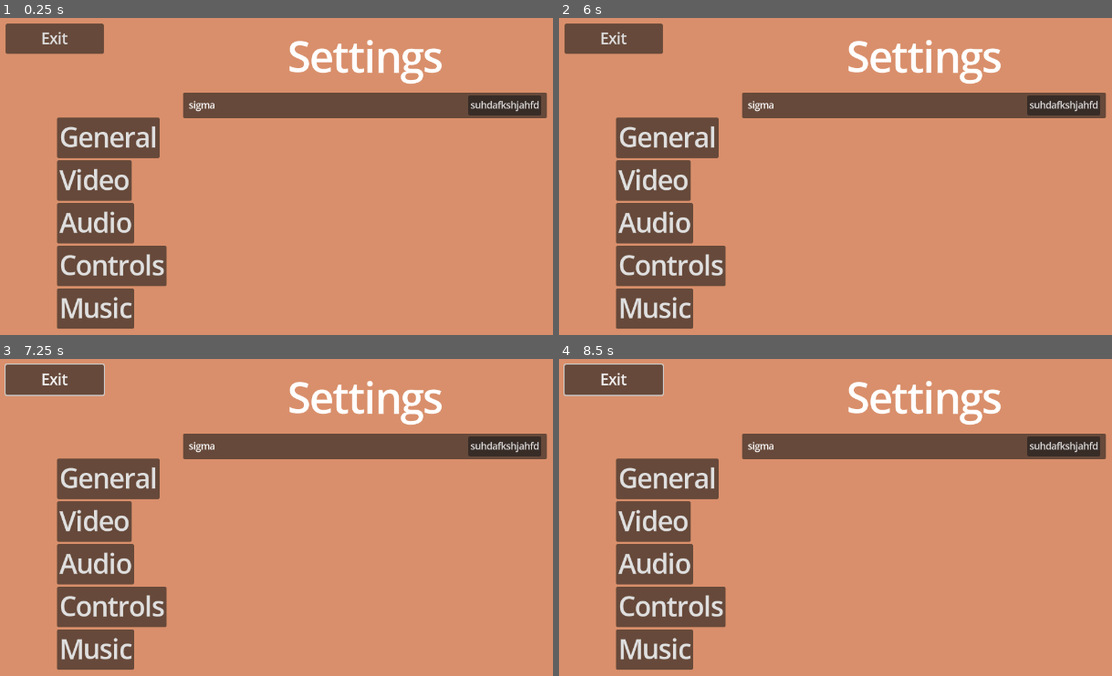
Above: before the commit, frames 1-4 (two rows, left to right).
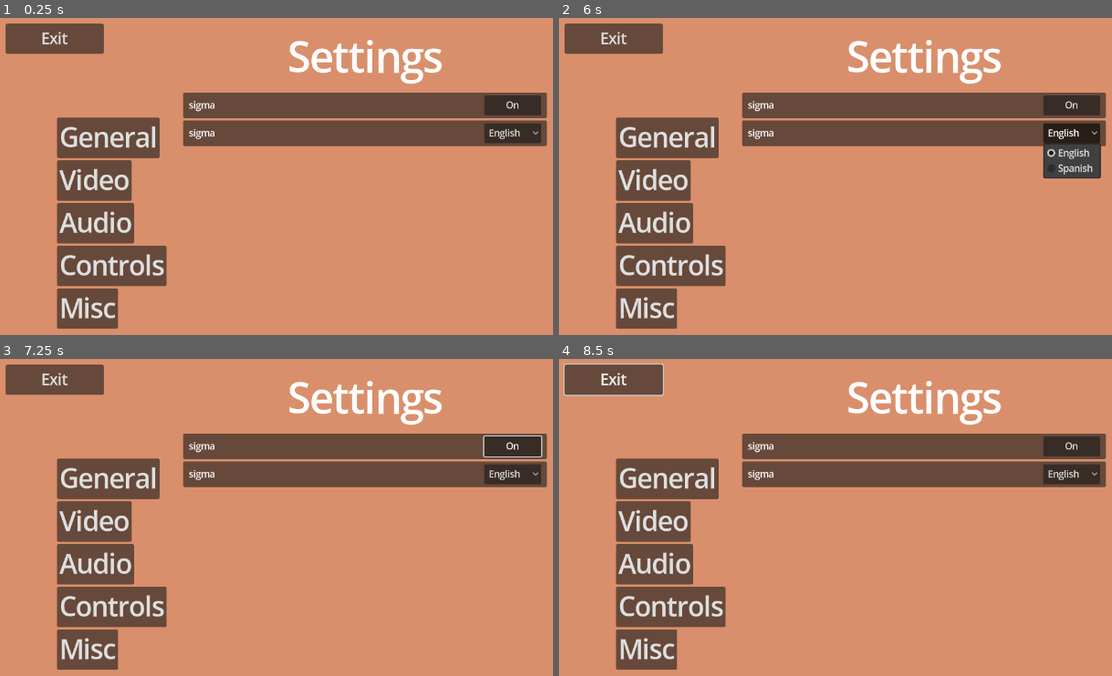
Above: after the commit, the same moments.

Repository: Rivmo/Super-Smash-Guys
Game: Godot game, scene res://scenes/settings_menu_screen.tscn
The game is run twice, just before and just after one commit, with the same random seed, the same clock (stepped at 60 frames per second) and the same inputs. This scene is started directly instead of the project's main scene.
Inputs (mouse positions are in pixels of both pictures, inside the frame that each line leads up to):
- Up to frame 1 (0.25 s): no input
- Up to frame 2 (6 s): click "General" at 0.5 s; click "Video" at 1.25 s; click "Audio" at 2 s; click "Controls" at 2.75 s; click "Music" (after the commit: "Misc") at 3.5 s; click "suhdafkshjahfd" (after the commit: "On") at 4.25 s; click "suhdafkshjahfd" (after the commit: "Off") at 5 s; click (1073, 132) at 5.75 s, where only the run after the commit has a clickable "English"
- Up to frame 3 (7.25 s): tap Enter at 6.5 s; move the mouse to (525, 542) at 6.52 s; hold Right (Right) from 6.53 s (still down); tap O (Attack) at 6.6 s; click (525, 542) at 6.67 s; tap Up (Jump) at 6.77 s
- Up to frame 4 (8.5 s): move the mouse to (780, 584) at 7.27 s; tap Alt at 7.35 s; tap Up (Jump) at 7.52 s; move the mouse to (995, 473) at 8.02 s; release Right (Right) at 8.03 s; hold Left (Left) from 8.03 s (still down); tap Shift at 8.1 s

The runs differ from the first frame. In frame 1, 6.4% of the frame differs, in the area x 15-100%, y 24-98%; in frame 2, 7.5%; in frame 3, 6.7%; in frame 4, 6.4%.

Commit message:
Added language support + settings work
So far only english support, but any can be added

Diff:
--- /dev/null
+++ b/ClientOptions/SSG_translations.csv
@@ -0,0 +1,17 @@
+Key,en_us,es
+main_menu_screen.label.game_name,Im not doing dynamic text yet fuck you,fuck
+button.general,General,fuck
+button.video,Video,fuck
+button.audio,Audio,fuck
+button.controls,Controls,fuck
+button.misc,Misc,fuck
+label.settings,Settings,fuck
+button.exit,Exit,fuck
+button.on,On,fuck
+button.off,Off,fuck
+button.credits,Credits,fuck
+button.settings,Settings,fuck
+button.practice,Practice,fuck
+button.multiplayer,Multiplayer,fuck
+option_button.english,English,fuck
+option_button.spanish,Spanish,fuck
--- a/project.godot
+++ b/project.godot
@@ -57,6 +57,10 @@
 ]
 }
 
+[internationalization]
+
+locale/translations=PackedStringArray("res://ClientOptions/SSG_translations.en.translation", "res://ClientOptions/SSG_translations.es.translation")
+
 [physics]
 
 3d/physics_engine="Jolt Physics"
--- a/scenes/main_menu_screen.tscn
+++ b/scenes/main_menu_screen.tscn
@@ -55,27 +55,27 @@
 [node name="Multiplayer" type="Button" parent="VBoxContainer" unique_id=1560336704]
 layout_mode = 2
 theme_override_font_sizes/font_size = 30
-text = "Multiplayer"
+text = "button.multiplayer"
 
 [node name="Practice" type="Button" parent="VBoxContainer" unique_id=867438607]
 layout_mode = 2
 theme_override_font_sizes/font_size = 30
-text = "Practice"
+text = "button.practice"
 
 [node name="Settings" type="Button" parent="VBoxContainer" unique_id=79877832]
 layout_mode = 2
 theme_override_font_sizes/font_size = 30
-text = "Settings"
+text = "button.settings"
 
 [node name="Credits" type="Button" parent="VBoxContainer" unique_id=1289616389]
 layout_mode = 2
 theme_override_font_sizes/font_size = 30
-text = "Credits"
+text = "button.credits"
 
 [node name="Exit" type="Button" parent="VBoxContainer" unique_id=2071948664]
 layout_mode = 2
 theme_override_font_sizes/font_size = 30
-text = "Exit"
+text = "button.exit"
 
 [connection signal="pressed" from="VBoxContainer/Multiplayer" to="." method="_on_multiplayer_pressed"]
 [connection signal="pressed" from="VBoxContainer/Practice" to="." method="_on_practice_pressed"]
--- a/scenes/settings_menu_screen.tscn
+++ b/scenes/settings_menu_screen.tscn
@@ -2,6 +2,7 @@
 
 [ext_resource type="Script" uid="uid://c0yhdwe7dab23" path="res://scripts/settings_menu_screen.gd" id="1_cie3p"]
 [ext_resource type="Script" uid="uid://ct7dkt6vlfj3i" path="res://scripts/button_switch.gd" id="2_4emew"]
+[ext_resource type="Script" uid="uid://xmmfh26in42w" path="res://scripts/option_button.gd" id="3_o38cp"]
 
 [node name="Settings Menu" type="Control" unique_id=251010454]
 layout_mode = 3
@@ -35,7 +36,7 @@
 layout_mode = 2
 size_flags_horizontal = 4
 theme_override_font_sizes/font_size = 70
-text = "Settings"
+text = "label.settings"
 
 [node name="MarginContainer2" type="MarginContainer" parent="." unique_id=1657634197]
 layout_direction = 2
@@ -58,31 +59,31 @@
 layout_mode = 2
 size_flags_horizontal = 0
 theme_override_font_sizes/font_size = 45
-text = "General"
+text = "button.general"
 
 [node name="Video" type="Button" parent="MarginContainer2/VBoxContainer" unique_id=249233468]
 layout_mode = 2
 size_flags_horizontal = 0
 theme_override_font_sizes/font_size = 45
-text = "Video"
+text = "button.video"
 
 [node name="Audio" type="Button" parent="MarginContainer2/VBoxContainer" unique_id=1556858039]
 layout_mode = 2
 size_flags_horizontal = 0
 theme_override_font_sizes/font_size = 45
-text = "Audio"
+text = "button.audio"
 
 [node name="Controls" type="Button" parent="MarginContainer2/VBoxContainer" unique_id=1533968758]
 layout_mode = 2
 size_flags_horizontal = 0
 theme_override_font_sizes/font_size = 45
-text = "Controls"
+text = "button.controls"
 
 [node name="Music" type="Button" parent="MarginContainer2/VBoxContainer" unique_id=1556690114]
 layout_mode = 2
 size_flags_horizontal = 0
 theme_override_font_sizes/font_size = 45
-text = "Music"
+text = "button.misc"
 
 [node name="ScrollContainer" type="ScrollContainer" parent="." unique_id=2077631856]
 layout_mode = 1
@@ -100,7 +101,6 @@
 [node name="ButtonSwitch" type="PanelContainer" parent="ScrollContainer/VBoxContainer" unique_id=1571563871]
 custom_minimum_size = Vector2(0, 45)
 layout_mode = 2
-script = ExtResource("2_4emew")
 
 [node name="MarginContainer" type="MarginContainer" parent="ScrollContainer/VBoxContainer/ButtonSwitch" unique_id=2064126163]
 layout_mode = 2
@@ -121,7 +121,39 @@
 custom_minimum_size = Vector2(100, 0)
 layout_mode = 2
 size_flags_horizontal = 8
-text = "On"
+text = "button.on"
+script = ExtResource("2_4emew")
+
+[node name="ButtonSwitch2" type="PanelContainer" parent="ScrollContainer/VBoxContainer" unique_id=604525211]
+custom_minimum_size = Vector2(0, 45)
+layout_mode = 2
+
+[node name="MarginContainer" type="MarginContainer" parent="ScrollContainer/VBoxContainer/ButtonSwitch2" unique_id=12944576]
+layout_mode = 2
+theme_override_constants/margin_left = 10
+
+[node name="SettingsLabel" type="Label" parent="ScrollContainer/VBoxContainer/ButtonSwitch2/MarginContainer" unique_id=620911961]
+layout_mode = 2
+size_flags_horizontal = 2
+text = "sigma"
+
+[node name="MarginContainer2" type="MarginContainer" parent="ScrollContainer/VBoxContainer/ButtonSwitch2" unique_id=1211624359]
+layout_mode = 2
+theme_override_constants/margin_top = 5
+theme_override_constants/margin_right = 10
+theme_override_constants/margin_bottom = 5
+
+[node name="OptionButton" type="OptionButton" parent="ScrollContainer/VBoxContainer/ButtonSwitch2/MarginContainer2" unique_id=1437007057]
+custom_minimum_size = Vector2(100, 0)
+layout_mode = 2
+size_flags_horizontal = 8
+selected = 0
+item_count = 2
+popup/item_0/text = "option_button.english"
+popup/item_0/id = 0
+popup/item_1/text = "option_button.spanish"
+popup/item_1/id = 1
+script = ExtResource("3_o38cp")
 
 [node name="MarginContainer3" type="MarginContainer" parent="." unique_id=801293409]
 layout_mode = 0
@@ -133,6 +165,8 @@
 [node name="Exit" type="Button" parent="MarginContainer3" unique_id=1134614209]
 layout_mode = 2
 theme_override_font_sizes/font_size = 26
-text = "Exit"
+text = "button.exit"
 
+[connection signal="pressed" from="ScrollContainer/VBoxContainer/ButtonSwitch/MarginContainer2/SettingsButton" to="ScrollContainer/VBoxContainer/ButtonSwitch/MarginContainer2/SettingsButton" method="_on_pressed"]
+[connection signal="item_selected" from="ScrollContainer/VBoxContainer/ButtonSwitch2/MarginContainer2/OptionButton" to="ScrollContainer/VBoxContainer/ButtonSwitch2/MarginContainer2/OptionButton" method="_on_item_selected"]
 [connection signal="pressed" from="MarginContainer3/Exit" to="." method="_on_exit_pressed"]
--- a/scripts/button_switch.gd
+++ b/scripts/button_switch.gd
@@ -1,13 +1,9 @@
-extends PanelContainer
+extends Button
 
-@onready var buttontext = $MarginContainer2/SettingsButton
-# Called when the node enters the scene tree for the first time.
-func _ready() -> void:
-	buttontext.text = "suhdafkshjahfd"
-	pass
+@onready var button = self
 
-
-
-func _process(delta: float) -> void:
-
-	pass
+func _on_pressed() -> void:
+	if button.text == "button.on":
+		button.text = "button.off"
+	elif button.text == "button.off":
+		button.text = "button.on"
--- /dev/null
+++ b/scripts/option_button.gd
@@ -0,0 +1,18 @@
+extends OptionButton
+
+func _ready() -> void:
+	var button = self
+	var setlanguage := TranslationServer.get_locale()
+	if setlanguage == "en_US":
+		button.selected = 0
+	elif setlanguage == "es":
+		button.selected = 1
+	else: print("Error, couldn't find translation")
+
+
+func _on_item_selected(index: int) -> void:
+	if index == 0:
+		TranslationServer.set_locale("en_US")
+	elif index == 1:
+		TranslationServer.set_locale("es")
+	else: print("Error, No translation selected")
Not shown, added: ClientOptions/SSG_translations.csv.import
Not shown, added: scripts/option_button.gd.uid
